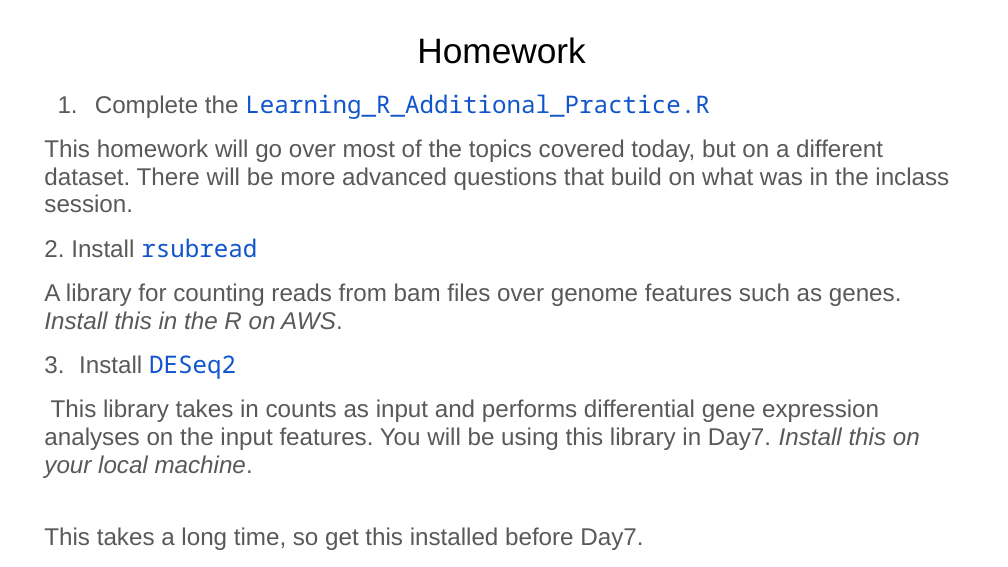
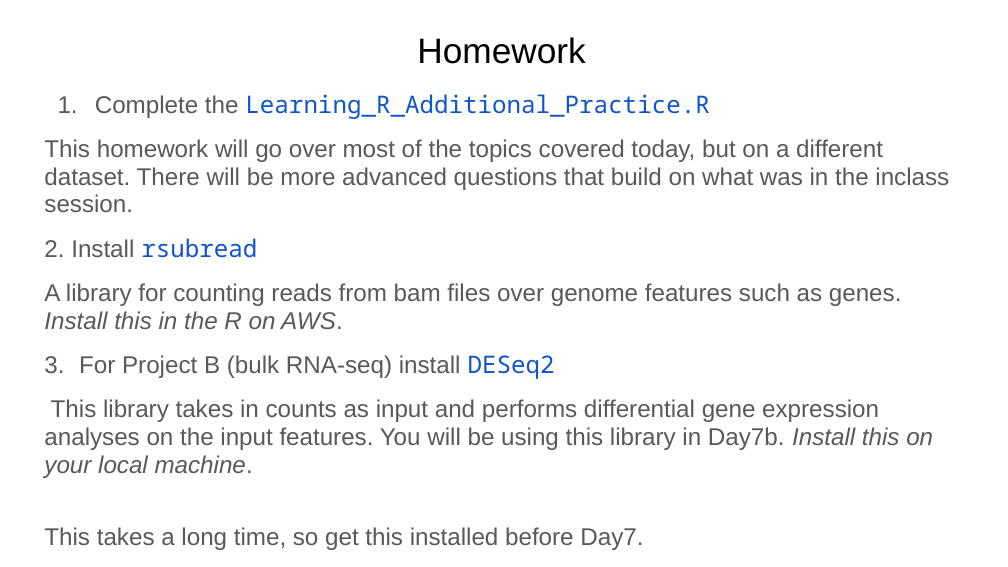
Before and after one commit to Dowell-Lab/srworkshop, a slide deck: slide 12 of day06/slides/Day6_slides.pptx. Drawn at 1008x567 pixels with LibreOffice and Linux fonts; fonts in the diff are those of the drawing. Boxes give left, top, right and bottom in pixels: in the first picture for what was removed or moved away, otherwise in the second. Text is boxed around its words. In the diff, an @@ line names an element or a change of style, - is before the commit and + after.

Commit message:
Updating slides for day6 and adding a pdf version.

```diff
--- a/day06/slides/Day6_slides.pptx
+++ b/day06/slides/Day6_slides.pptx
@@ text at <box>44,355,933,478</box>: text changed @@
-3. Install DESeq2
-This library takes in counts as input and performs differential gene expression analyses on the input features. You will be using this library in Day7. Install this on your local machine.
+3. For Project B (bulk RNA-seq) install DESeq2
+This library takes in counts as input and performs differential gene expression analyses on the input features. You will be using this library in Day7b. Install this on your local machine.
```
Also in this commit, not shown: 4 other slides changed, 1 other file.
